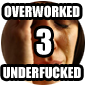
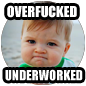
Layered file, before and after one edit (86px x 86px). Changes by layer:
renamed "UNDERFUCKED" to "UNDERWORKED", painted on it over [3, 66, 83, 81]
renamed "3" to "1", hid it, painted on it over [36, 28, 52, 55]
renamed "OVERWORKED" to "OVERFUCKED", painted on it over [4, 5, 80, 18]
added layer "Layer 4" above "Layer 3" over [1, 1, 85, 85]
